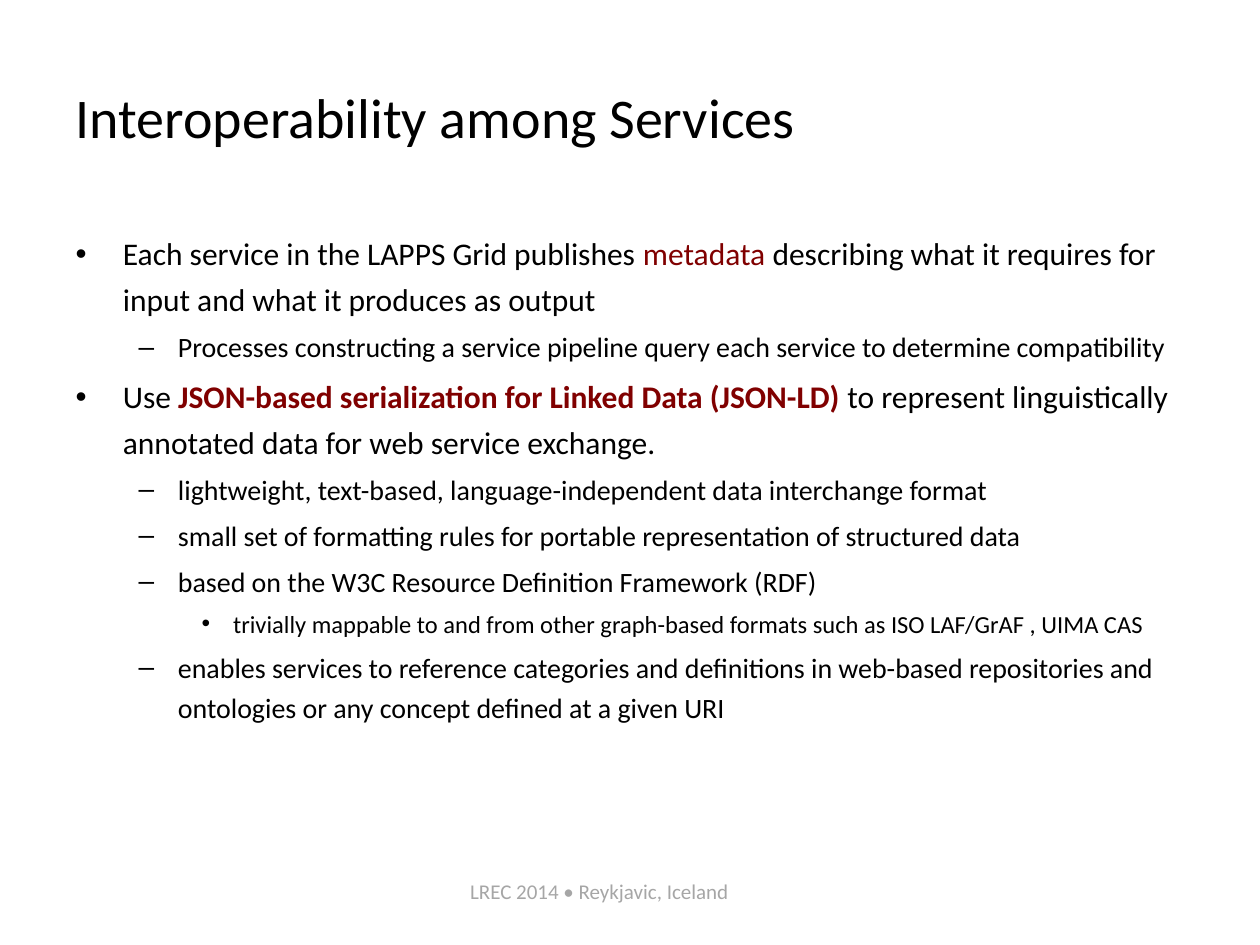
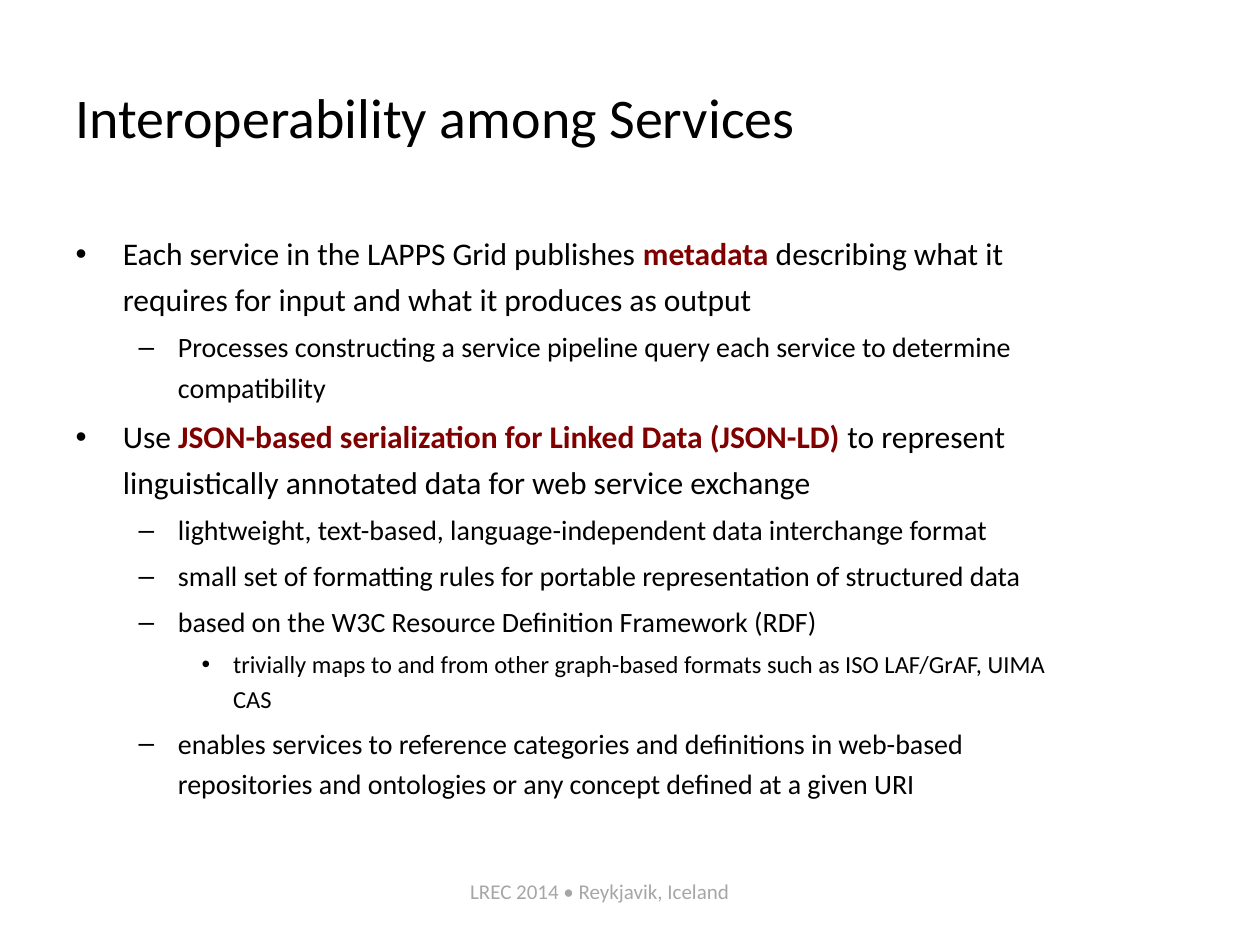
Before and after one commit to chunqishi/lrec2014_part2, a slide deck: slide 8 of lapps-tutorial-intro-lrec2014.pptx. Drawn at 1260x945 pixels with LibreOffice and Linux fonts; fonts in the diff are those of the drawing. Boxes give left, top, right and bottom in pixels: in the first picture for what was removed or moved away, otherwise in the second. Text is boxed around its words. In the diff, an @@ line names an element or a change of style, - is before the commit and + after.

```diff
--- a/lapps-tutorial-intro-lrec2014.pptx
+++ b/lapps-tutorial-intro-lrec2014.pptx
@@ text at (x1=123, y1=243, x2=1003, y2=316): bold on in "metadata" @@
@@ text at (x1=123, y1=425, x2=1005, y2=500): text changed @@
-• Use JSON-based serialization for Linked Data (JSON-LD) to represent linguistically annotated data for web service exchange.
+• Use JSON-based serialization for Linked Data (JSON-LD) to represent linguistically annotated data for web service exchange
@@ text at (x1=233, y1=656, x2=1045, y2=708): text changed @@
-    • trivially mappable to and from other graph-based formats such as ISO LAF/GrAF , UIMA CAS
+    • trivially maps to and from other graph-based formats such as ISO LAF/GrAF, UIMA CAS
@@ text at (x1=470, y1=884, x2=728, y2=903): text changed @@
-LREC 2014 • Reykjavic, Iceland
+LREC 2014 • Reykjavik, Iceland
```
Also in this commit, not shown: 23 other slides changed, 2 slides added.
